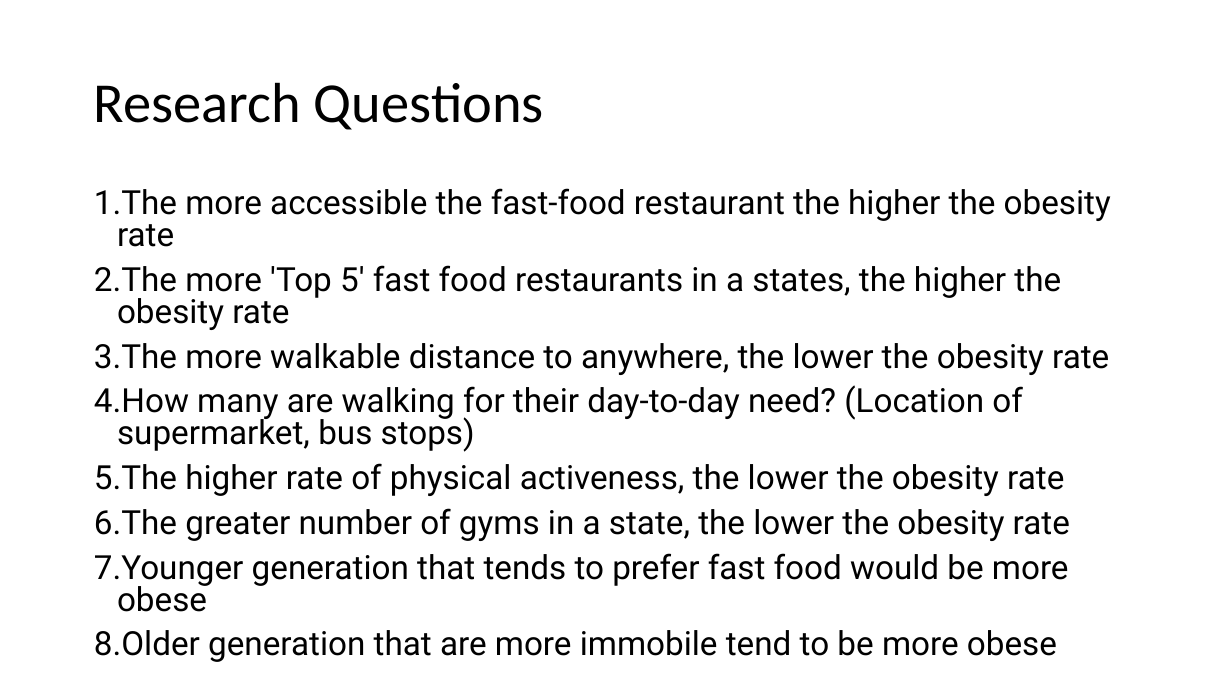
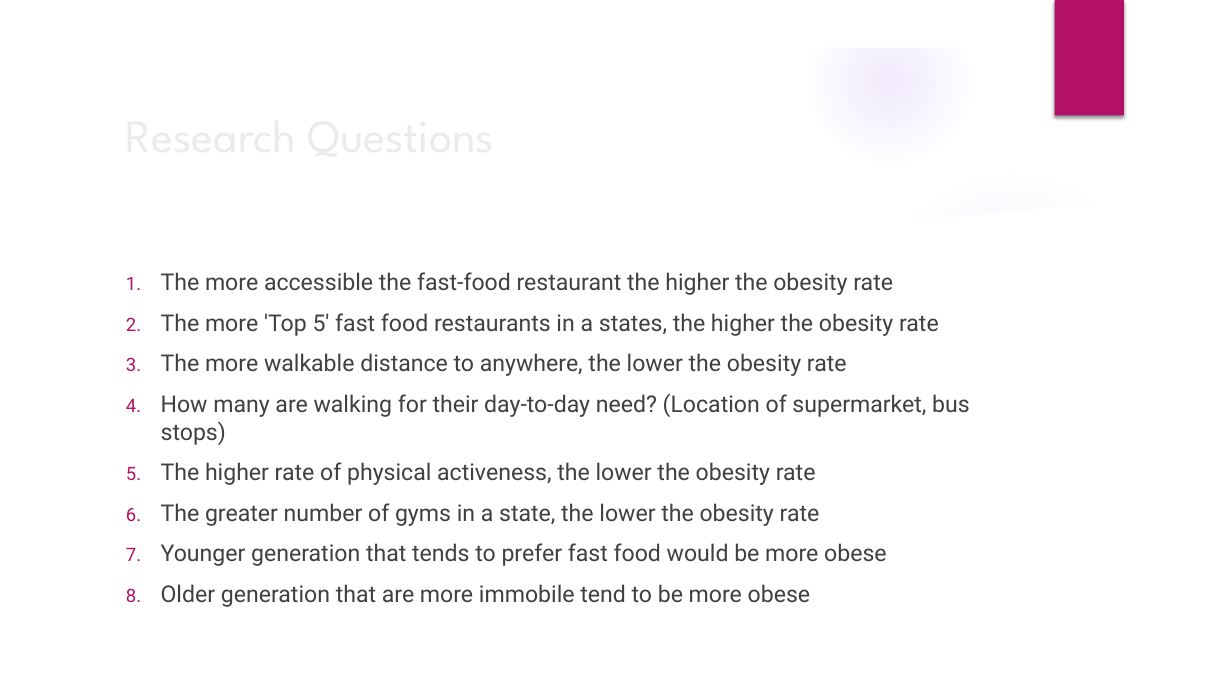
Before and after one commit to rajeshnair1984/Project_Obesity, a slide deck: slide 4 of O3_presentation.pptx. Drawn at 1232x693 pixels with LibreOffice and Linux fonts; fonts in the diff are those of the drawing; background and template pictures are left out. Boxes give left, top, right and bottom in pixels: in the first picture for what was removed or moved away, otherwise in the second. Text is boxed around its words. In the diff, an @@ line names an element or a change of style, - is before the commit and + after.

```diff
--- a/O3_presentation.pptx
+++ b/O3_presentation.pptx
@@ group added at bbox=[0, 0, 1232, 693]: 5 ellipses, 3 freeform shapes @@
@@ rectangle added at bbox=[1055, 0, 1124, 116], fill #B31166 @@
@@ title "Research Questions": place and size @@
-title "Research Questions" at bbox=[94, 82, 544, 130]
+title "Research Questions" at bbox=[116, 98, 1002, 169]
@@ title "Research Questions" at bbox=[116, 98, 1002, 169]: size 44 to 36 pt, font Calibri to League Spartan, text colour #000000 to #EBEBEB; line spacing 0.9 to 1 @@
@@ text "The more accessible the fast-food ...": place and size @@
-text "The more accessible the fast-food ..." at bbox=[94, 188, 1111, 662]
+text "The more accessible the fast-food ..." at bbox=[161, 272, 970, 607]
@@ text "The more accessible the fast-food ..." at bbox=[161, 272, 970, 607]: size 25.9 to 18 pt, text colour #000000 to #404040; indent changed; line spacing 0.8 to 1 @@
```
Also in this commit, not shown: 10 other slides changed, 1 slide added, 1 slide removed, 1 other file.
